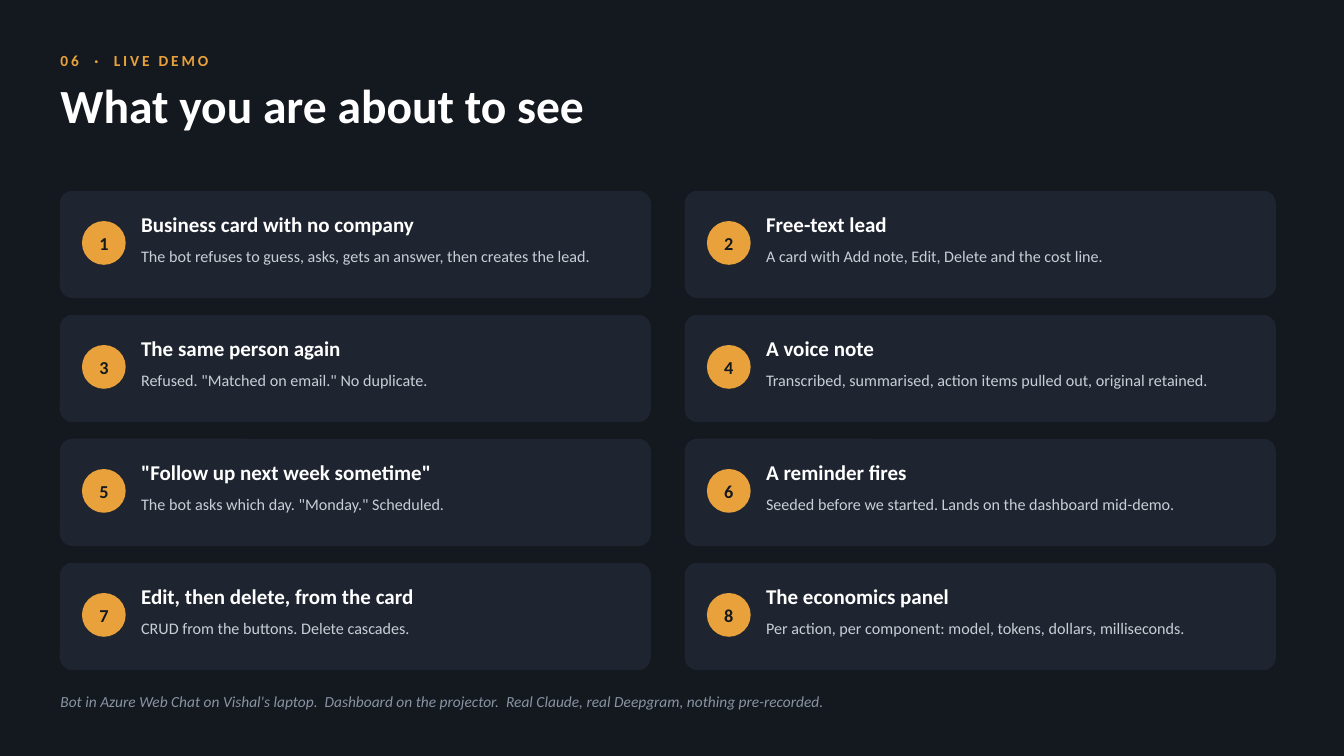
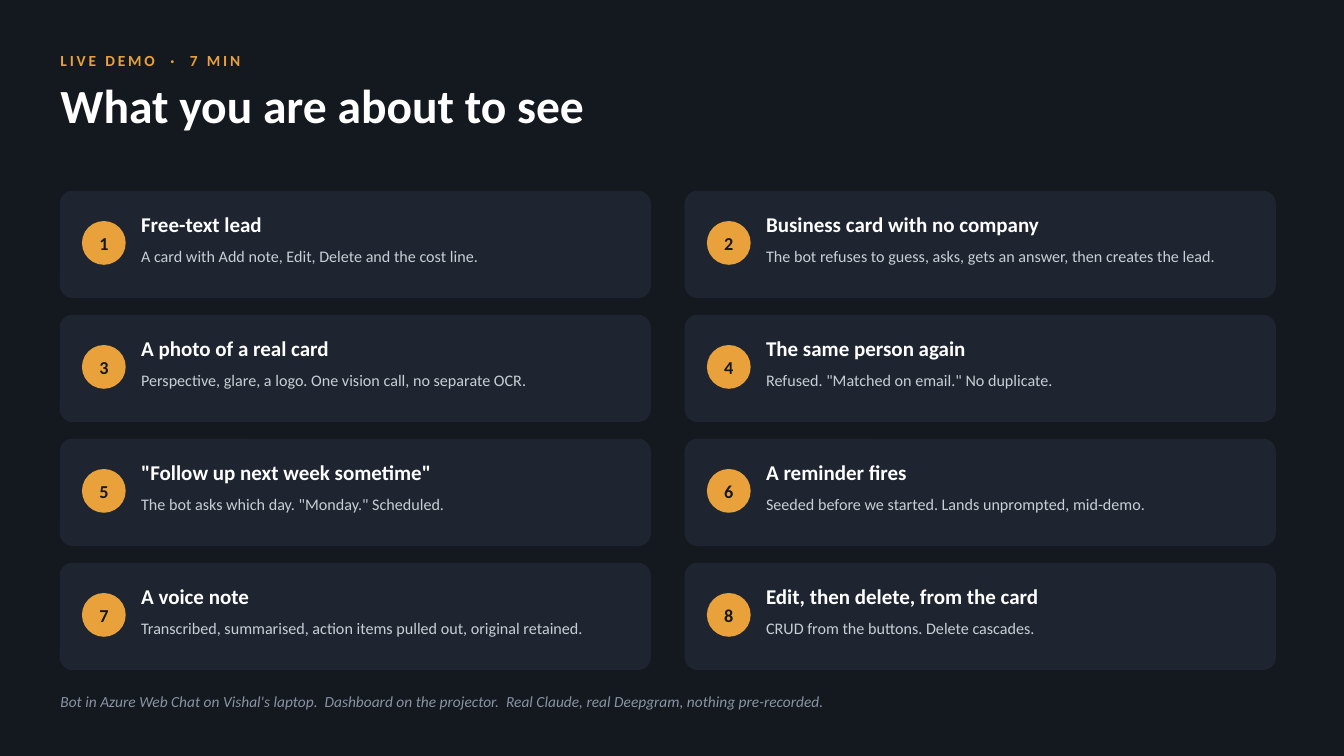
Before and after one commit to Iroh02/kore-agent-kit, a slide deck: slide 4 of chat-to-lead-deck.pptx (slide 7 before the commit). Drawn at 1344x756 pixels with LibreOffice and Linux fonts; fonts in the diff are those of the drawing. Boxes give left, top, right and bottom in pixels: in the first picture for what was removed or moved away, otherwise in the second. Text is boxed around its words. In the diff, an @@ line names an element or a change of style, - is before the commit and + after.

```diff
--- a/chat-to-lead-deck.pptx
+++ b/chat-to-lead-deck.pptx
@@ text at [60, 56, 240, 66]: text changed @@
-06 · LIVE DEMO
+LIVE DEMO · 7 MIN
@@ text at [141, 217, 261, 232]: text changed @@
-Business card with no company
+Free-text lead
@@ text at [766, 217, 1038, 236]: text changed @@
-Free-text lead
+Business card with no company
@@ text at [141, 251, 478, 264]: text changed @@
-The bot refuses to guess, asks, gets an answer, then creates the lead.
+A card with Add note, Edit, Delete and the cost line.
@@ text at [766, 251, 1215, 265]: text changed @@
-A card with Add note, Edit, Delete and the cost line.
+The bot refuses to guess, asks, gets an answer, then creates the lead.
@@ text at [141, 341, 329, 360]: text changed @@
-The same person again
+A photo of a real card
@@ text at [766, 341, 966, 360]: text changed @@
-A voice note
+The same person again
@@ text at [141, 375, 526, 389]: text changed @@
-Refused. "Matched on email." No duplicate.
+Perspective, glare, a logo. One vision call, no separate OCR.
@@ text at [766, 375, 1052, 389]: text changed @@
-Transcribed, summarised, action items pulled out, original retained.
+Refused. "Matched on email." No duplicate.
@@ text at [766, 499, 1145, 513]: text changed @@
-Seeded before we started. Lands on the dashboard mid-demo.
+Seeded before we started. Lands unprompted, mid-demo.
@@ text at [141, 589, 249, 604]: text changed @@
-Edit, then delete, from the card
+A voice note
@@ text at [766, 589, 1039, 607]: text changed @@
-The economics panel
+Edit, then delete, from the card
@@ text at [141, 623, 582, 637]: text changed @@
-CRUD from the buttons. Delete cascades.
+Transcribed, summarised, action items pulled out, original retained.
@@ text at [766, 623, 1035, 634]: text changed @@
-Per action, per component: model, tokens, dollars, milliseconds.
+CRUD from the buttons. Delete cascades.
```
Also in this commit, not shown: 11 other slides changed.
